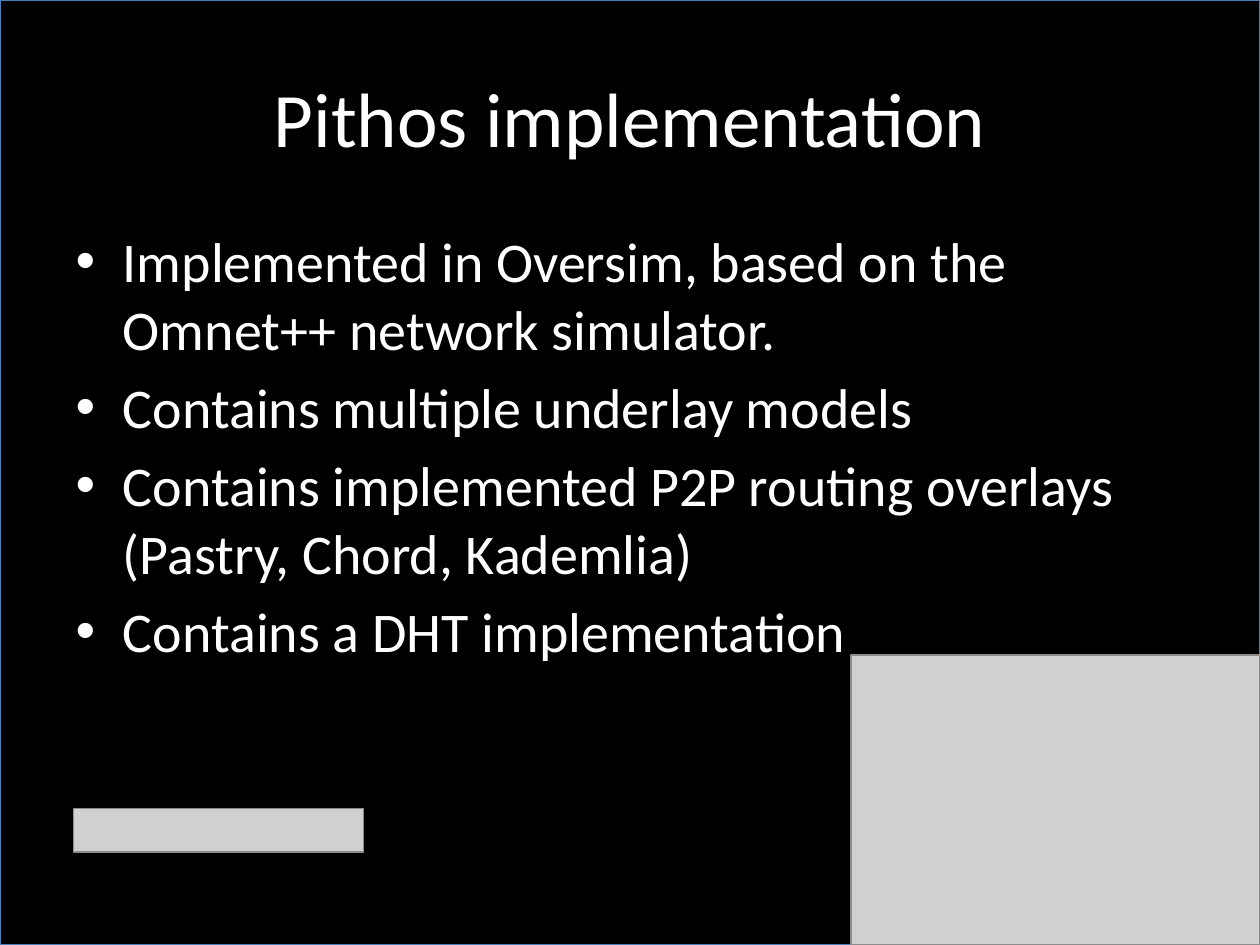
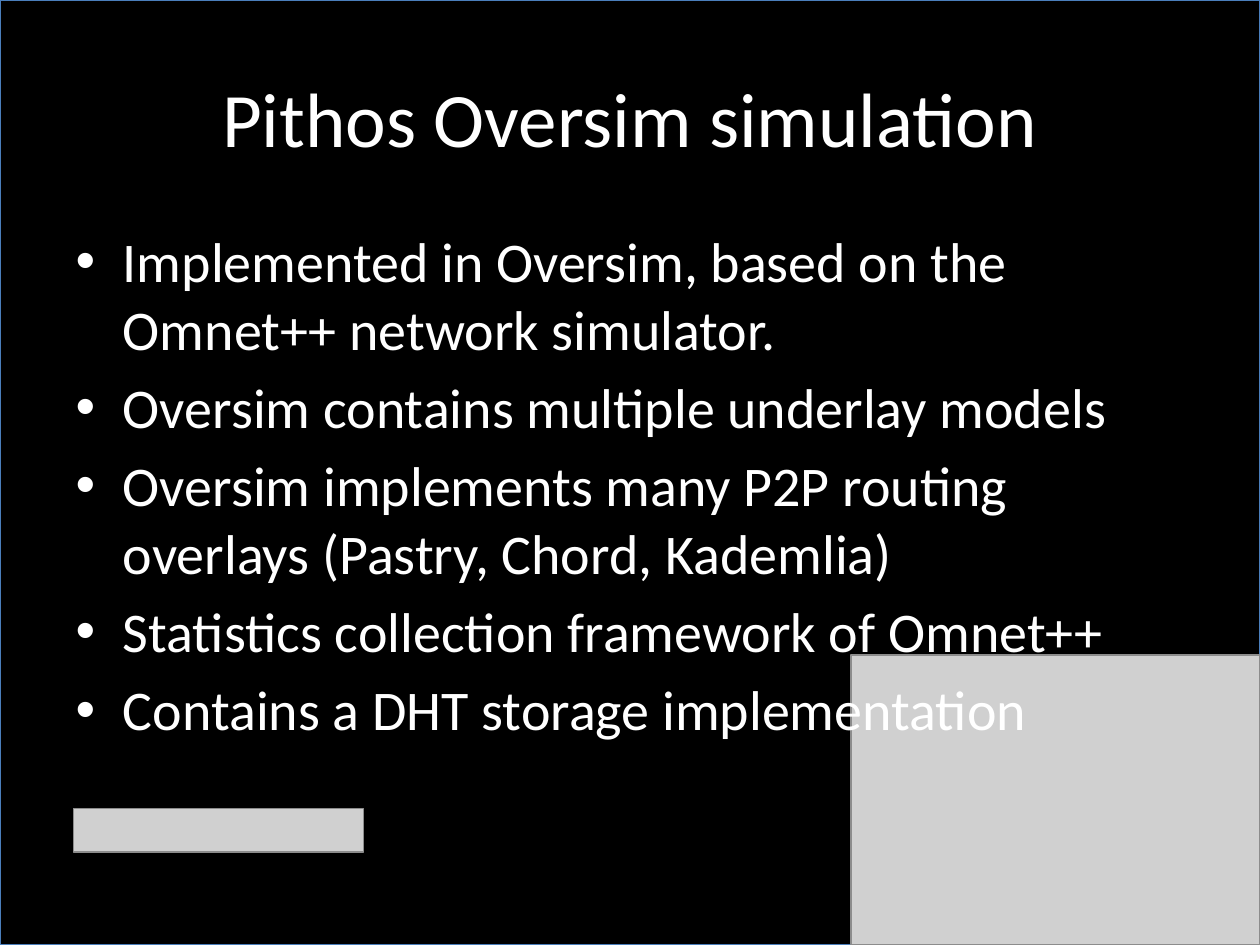
Before and after one commit to jsgilmore/pithos, a slide deck: slide 25 of thesis/phd_talk/PhD_talk.pptx. Drawn at 1260x945 pixels with LibreOffice and Linux fonts; fonts in the diff are those of the drawing; grey boxes stand for pictures. Boxes give left, top, right and bottom in pixels: in the first picture for what was removed or moved away, otherwise in the second. Text is boxed around its words. In the diff, an @@ line names an element or a change of style, - is before the commit and + after.

```diff
--- a/thesis/phd_talk/PhD_talk.pptx
+++ b/thesis/phd_talk/PhD_talk.pptx
@@ title at [222, 93, 1036, 148]: text changed @@
-Pithos implementation
+Pithos Oversim simulation
@@ text at [123, 389, 1106, 744]: text changed @@
-• Contains multiple underlay models
-• Contains implemented P2P routing overlays (Pastry, Chord, Kademlia)
-• Contains a DHT implementation
+• Oversim contains multiple underlay models
+• Oversim implements many P2P routing overlays (Pastry, Chord, Kademlia)
+• Statistics collection framework of Omnet++
+• Contains a DHT storage implementation
```
Also in this commit, not shown: 11 other slides changed, 2 slides added, 2 slides removed, 1 other file.
